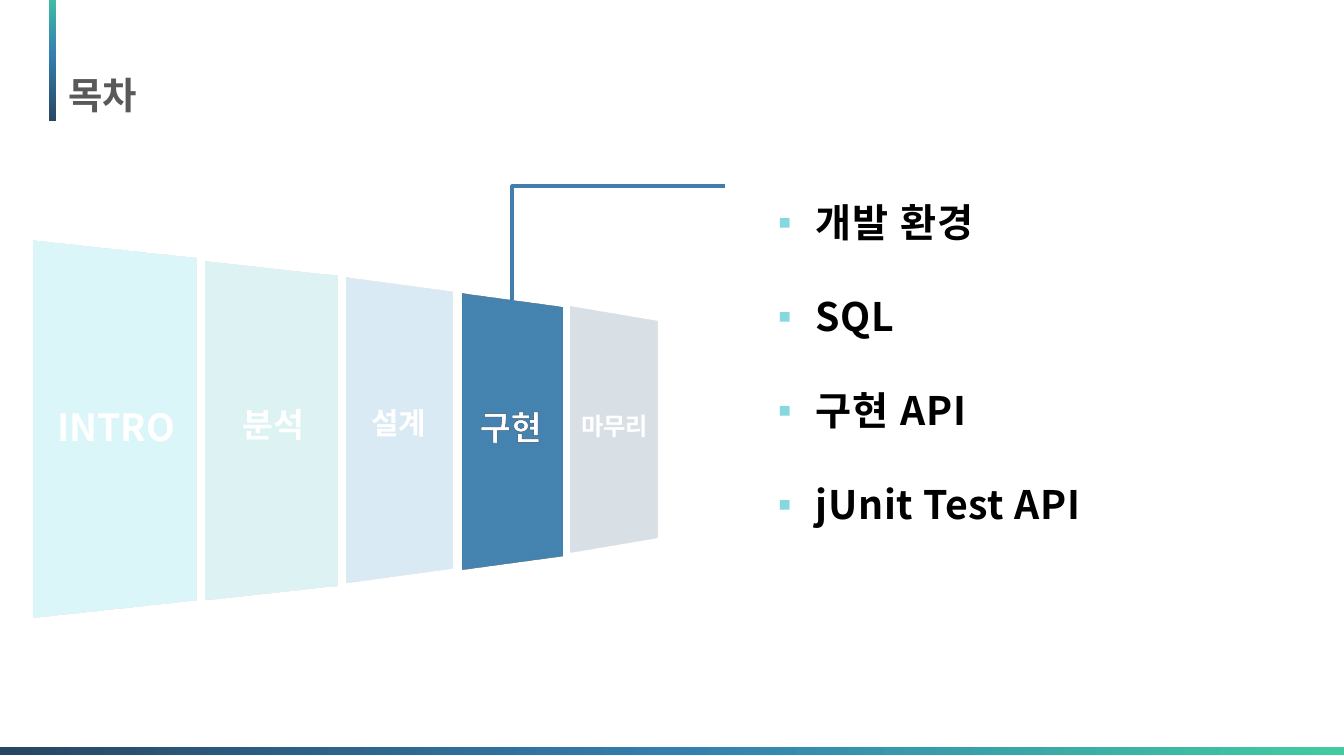
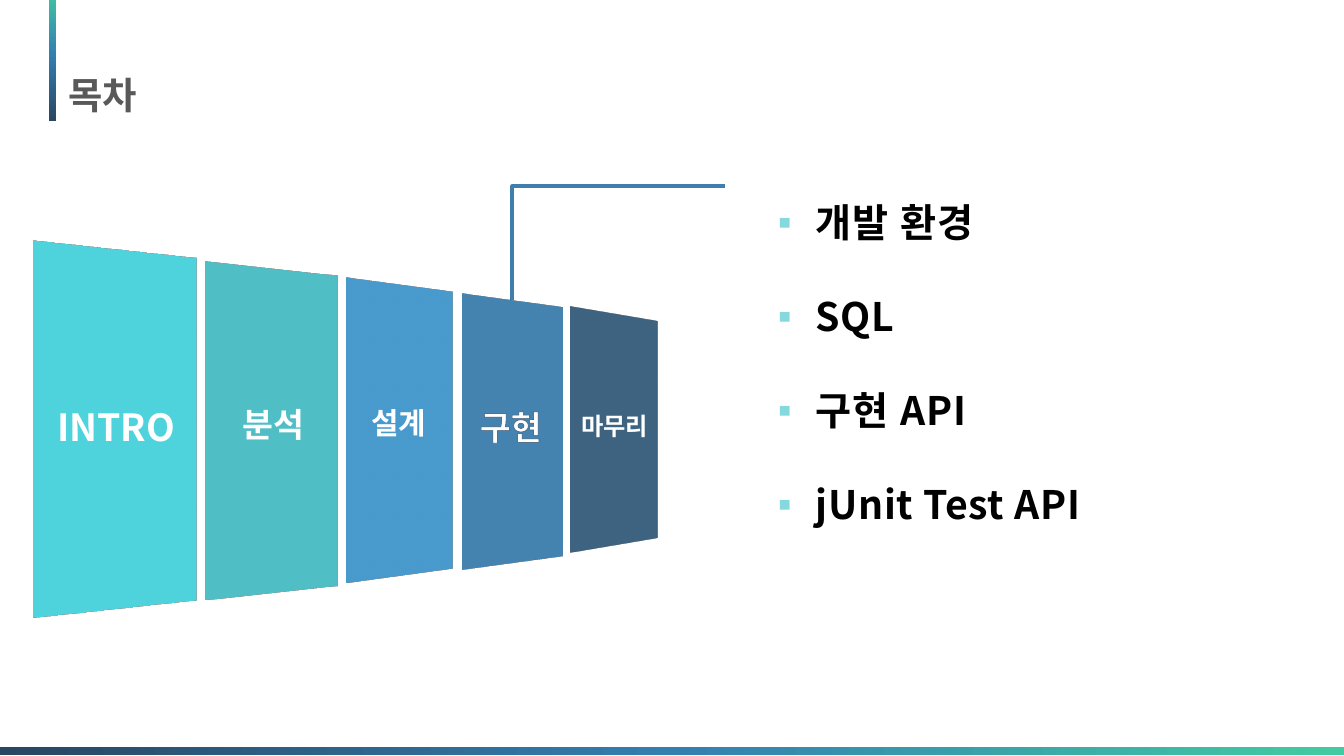
Before and after one commit to Matrix-ERPSolution/Matrix-Webapp, a slide deck: slide 24 of Matrix_presentation.pptx. Drawn at 1344x756 pixels with LibreOffice and Linux fonts; fonts in the diff are those of the drawing. Boxes give left, top, right and bottom in pixels: in the first picture for what was removed or moved away, otherwise in the second. Text is boxed around its words. In the diff, an @@ line names an element or a change of style, - is before the commit and + after.

```diff
--- a/Matrix_presentation.pptx
+++ b/Matrix_presentation.pptx
@@ rectangle removed at [26,202,458,626] @@
@@ rectangle removed at [569,300,663,569] @@
@@ text added at [57,413,175,442], 20 pt, text #FFFFFF, bold @@
+INTRO
@@ text added at [243,409,305,440], 18 pt, text #FFFFFF, bold @@
+분석
@@ text added at [371,409,426,437], 16 pt, text #FFFFFF, bold @@
+설계
@@ text added at [581,414,648,437], 13 pt, text #FFFFFF, bold @@
+마무리
```
Also in this commit, not shown: 17 other slides changed, 1 other file.
